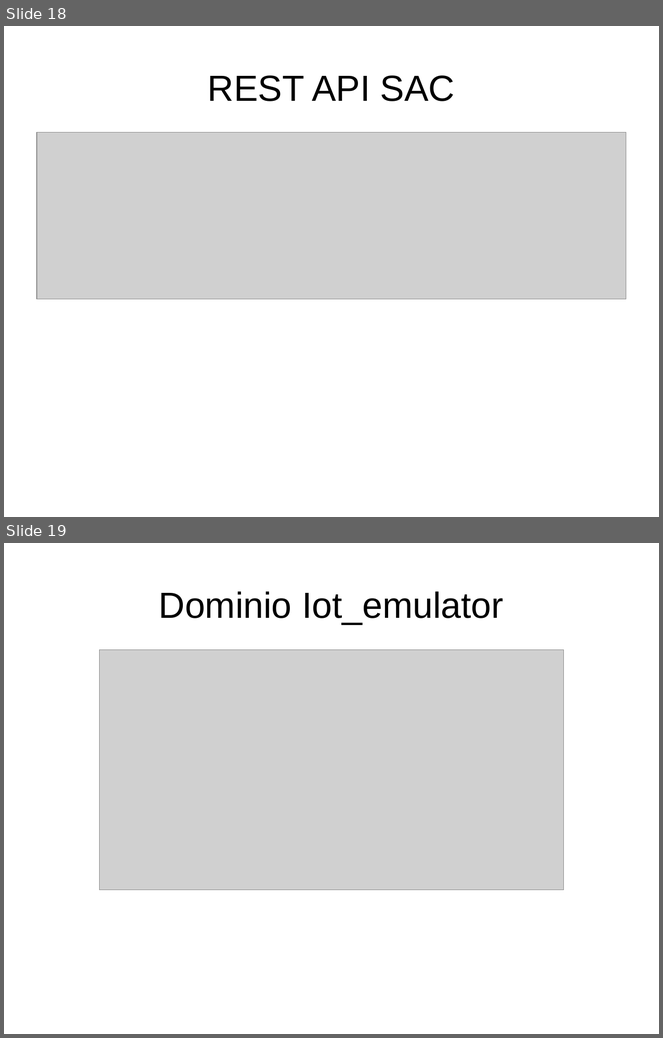
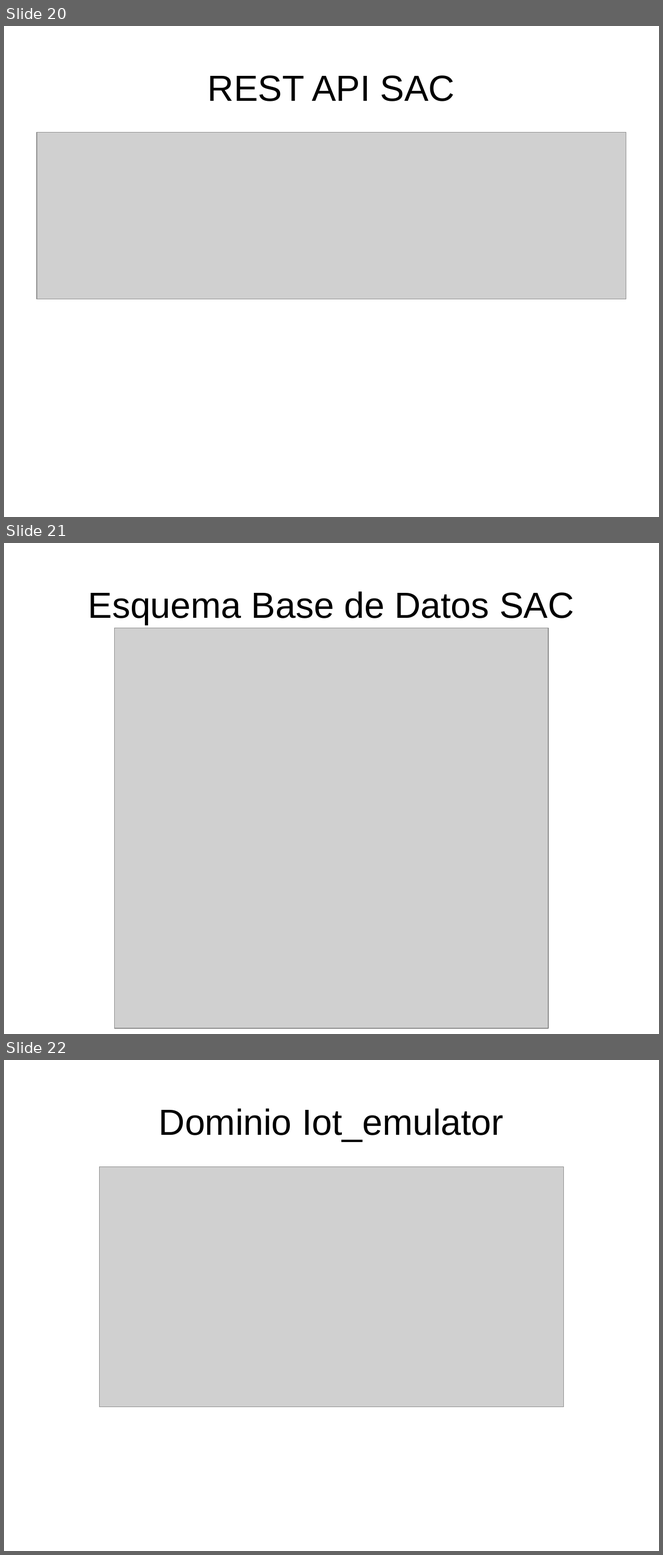
Before and after one commit to danielsalgadop/sac, a slide deck: docs/presentation/social_access_controller.odp. Shown one above the other, each under a label of ours: slides 18 and 19 before the commit, slides 20, 21 and 22 after it. The pictures are 663x1038 and 663x1555 pixels, drawn with LibreOffice and Linux fonts; fonts in the diff are those of the drawing; grey boxes stand for pictures. Boxes give left, top, right and bottom in pixels: in the first picture for what was removed or moved away, otherwise in the second. Text is boxed around its words. In the diff, an @@ line names an element or a change of style, - is before the commit and + after.

```diff
--- a/docs/presentation/social_access_controller.odp
+++ b/docs/presentation/social_access_controller.odp
@@ slide 21 added at <box>4,543,659,1034</box>, background #FFFFFF @@
@@ title added at <box>88,591,574,625</box>, 44 pt, text #000000 @@
+Esquema Base de Datos SAC
@@ picture added at <box>115,628,548,1029</box> @@
@@ what was slide 18 is now slide 20 @@
@@ what was slide 19 is now slide 22 @@
```
Also in this commit, not shown: 3 slides changed, 5 other slides added, 1 slide removed, 2 other files.
